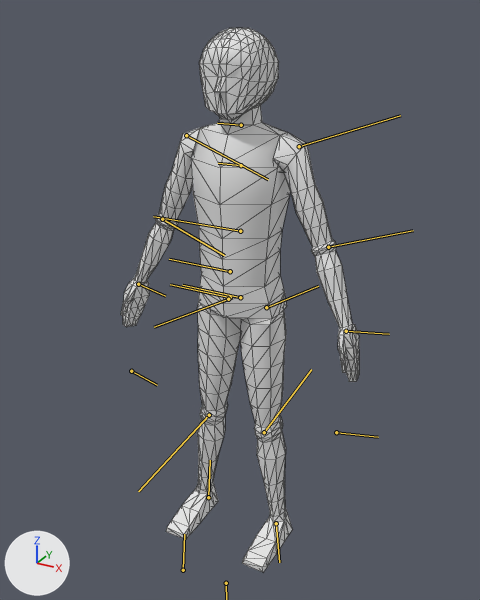
One commit to the FBX model 3D gruppe/Objekter/Spillerkarakter/Spiller karakter - Animation.FBX: the scene before it, then after it.
The view is the same before and after, from a 50 mm camera at (6.34, -11.1, 11.79) aimed at (0.3, -0.13, 6.3). Arrows for +X, +Y and +Z are at lower left; the lights stay in place. Both versions are drawn at frame 73 of the action 'Take 001'; the numbers are the values there. The bones that bend it are drawn over the model as lines. Mesh edges are drawn as thin lines.

Objects in the first picture: 'Body'.
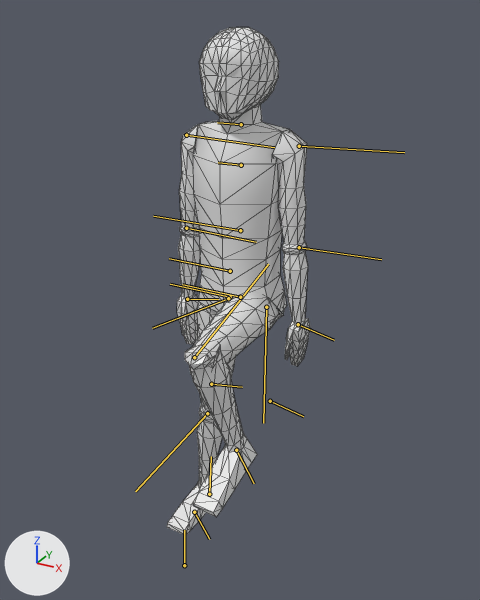
What differs and where, as boxes [x1, y1, x2, y2] in the pictures (480 x 600 px):
'Body', posed (39% narrower, 7% shorter): before [121, 28, 359, 572]; after [167, 27, 311, 535]
bone 'LLeg1', root to tip: before (266, 307) to (318, 286); after (266, 307) to (263, 423)
bone 'LLeg 2', root to tip: before (264, 432) to (311, 369); after (194, 357) to (268, 264)
bone 'LFoot', root to tip: before (276, 523) to (279, 562); after (236, 450) to (254, 483)
bone 'RLeg1', root to tip: before (228, 299) to (154, 327); after (228, 298) to (152, 328)
bone 'RLeg2', root to tip: before (209, 415) to (138, 491); after (207, 413) to (135, 491)
bone 'LArm1', root to tip: before (299, 146) to (400, 115); after (299, 146) to (404, 152)
bone 'LArm2', root to tip: before (328, 247) to (413, 230); after (299, 247) to (381, 259)
bone 'LHand', root to tip: before (346, 331) to (389, 334); after (298, 324) to (334, 340)
bone 'RArm1', root to tip: before (186, 135) to (268, 179); after (186, 135) to (274, 147)
bone 'RArm2', root to tip: before (162, 219) to (224, 255); after (186, 228) to (256, 242)
bone 'RHand', root to tip: before (138, 284) to (165, 296); after (187, 299) to (218, 299)

The edits, one by one:
Bone 'LLeg1' (bone_lleg1) turns from (0, 0, 0) to (-4, 0, -82) degrees about its own x, y and z.
Bone 'LLeg 2' (bone_lleg_2) turns from (0, 0, 0) to (4, -6, 98) degrees about its own x, y and z.
Bone 'LFoot' (bone_lfoot) turns from (0, 0, 0) to (1, 1, 6) degrees about its own x, y and z.
Bone 'RLeg1' (bone_rleg1) turns from (0, 0, 0) to (1, -1, -1) degrees about its own x, y and z.
Bone 'RLeg2' (bone_rleg2) turns from (0, 0, 0) to (0, 1, -1) degrees about its own x, y and z.
Bone 'LArm1' (bone_larm1) turns from (0, 0, -2) to (0, 0, -20) degrees about its own x, y and z.
Bone 'LArm2' (bone_larm2) turns from (-1, -9, 0) to (0, 0, 0) degrees about its own x, y and z.
Bone 'LHand' (bone_lhand) turns from (-10, 11, -2) to (0, 14, -1) degrees about its own x, y and z.
Bone 'RArm1' (bone_rarm1) turns from (0, 0, 2) to (0, 0, 20) degrees about its own x, y and z.
Bone 'RArm2' (bone_rarm2) turns from (1, -9, 0) to (0, 0, 0) degrees about its own x, y and z.
Bone 'RHand' (bone_rhand) turns from (9, -1, 0) to (0, 0, 0) degrees about its own x, y and z.
